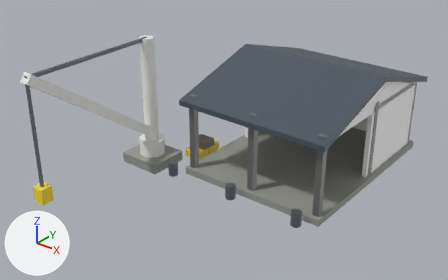
Before and after pictures for a commit that changed the FBX model unity/Assets/Models/Buildings/a1001/0/port_crane.fbx.
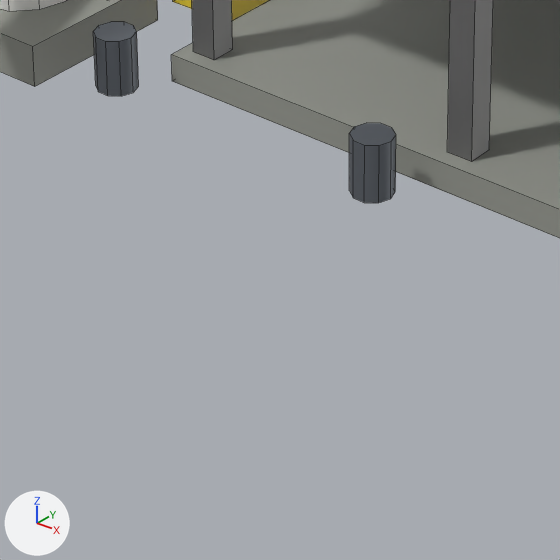
There are two pictures of each version: one whole from a 50 mm lens placed at (13.66, -15.73, 12.48), pointed at (-0.33, 1.76, 1.63), one close up on the part from 33% to 61% of the width and 55% to 100% of the height. The lights are fixed; the arrows at lower left show +X, +Y and +Z. The first two pictures are the older version. The close-ups show mesh edges as thin lines. Where no turn or scale is listed for an object, it has been applied to the vertices. Vertices at exactly the same position are counted once.

The older version as bpy lines, for what is in view:
```python
me_a1001_fishingquay_001 = bpy.data.meshes.new('a1001.FishingQuay.001')
me_a1001_fishingquay_001.from_pydata(...)  # 268 vertices, 188 faces; spans x -4.65..4.65, y -4.81..9.65, z -0.12..5.45
# faces by material slot: [12, 28, 36, 8, 32, 48, 18, 6]
me_a1001_fishingquay_001.materials.append(mat_bd_concrete)  # grey #999b93
me_a1001_fishingquay_001.materials.append(mat_bd_white_wall)  # white #ffffff
me_a1001_fishingquay_001.materials.append(mat_bd_metal)  # grey #7f7f7f
me_a1001_fishingquay_001.materials.append(mat_bd_blue_roof)  # greyish blue #49545f
me_a1001_fishingquay_001.materials.append(mat_bd_crane_white)  # white #efefeb
me_a1001_fishingquay_001.materials.append(mat_bd_dark_metal)  # grey #797e86
me_a1001_fishingquay_001.materials.append(mat_bd_yellow)  # yellow #f9dd38
me_a1001_fishingquay_001.materials.append(mat_bd_wood)  # brown #675c4c
ob_a1001_fishingquay = bpy.data.objects.new('a1001.FishingQuay', me_a1001_fishingquay_001)
ob_a1001_fishingquay.location = (0.0, 0.0, 0.0)
```
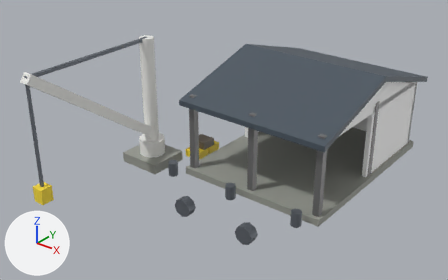
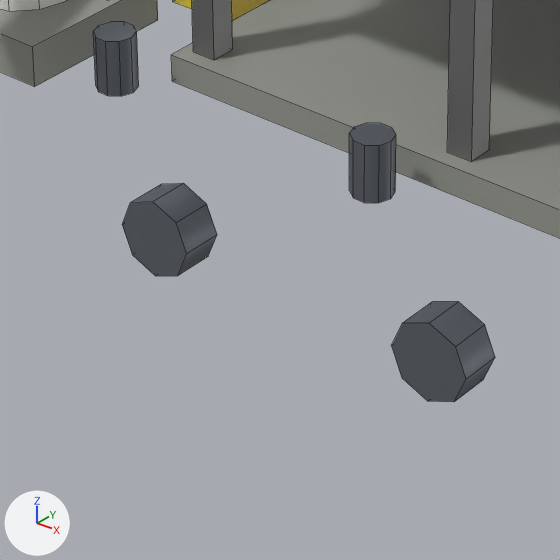
What differs and where, as boxes [x1, y1, x2, y2] in the close-ups (560 x 560 px):
'a1001.FishingQuay', reshaped
    before: [0, 0, 560, 238]
    after: [0, 0, 560, 402]
part 1 of me_a1001_fishingquay_001, added
    after: [392, 302, 495, 402]
part 2 of me_a1001_fishingquay_001, added
    after: [122, 183, 217, 276]

Patch to the scene script:
```diff
--- a/unity/Assets/Models/Buildings/a1001/0/port_crane.fbx.py
+++ b/unity/Assets/Models/Buildings/a1001/0/port_crane.fbx.py
@@ me_a1001_fishingquay_001 @@
 # used by ob_a1001_fishingquay; location = (0.0, 0.0, 0.0)
-me_a1001_fishingquay_001.from_pydata(...)  # 268 vertices, 188 faces; spans x -4.65..4.65, y -4.81..9.65, z -0.12..5.45
+me_a1001_fishingquay_001.from_pydata(...)  # 300 vertices, 208 faces; spans x -4.65..4.65, y -4.81..9.65, z -0.93..5.45
+# me_a1001_fishingquay_001 part 1: a new loose piece, an 8-sided cylinder along y spanning x 2.02..2.78, y -0.55..-0.15, z -0.93..-0.17, in mat_bd_dark_metal (grey #797e86)
+# me_a1001_fishingquay_001 part 2: a new loose piece, an 8-sided cylinder along y spanning x -0.98..-0.22, y -0.55..-0.15, z -0.93..-0.17, in mat_bd_dark_metal (grey #797e86)
 me_a1001_fishingquay_001.materials.append(mat_bd_concrete)
```
